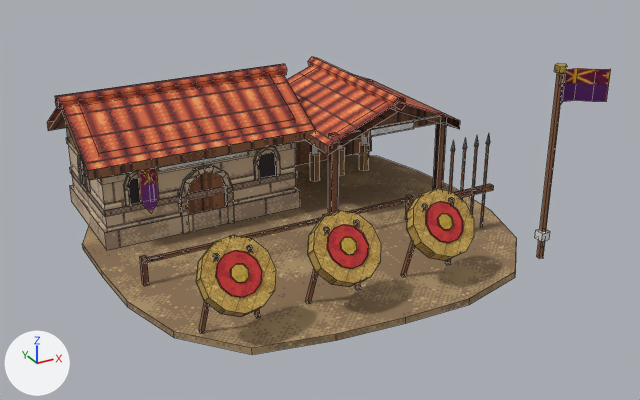
Before and after pictures for a commit that changed the Blender file art_source/blender/byzantines/archery_range.blend.
Both versions are drawn from a camera (50 mm lens) standing at (-4.75, -9.31, 5.03) and looking at (0.17, -0.37, 0.56). Every picture has the same lights, and +X, +Y and +Z are marked at lower left. The first picture is the older version. Mesh edges are drawn as thin lines.

Objects in the first picture: 'byzantines_archery_range'.
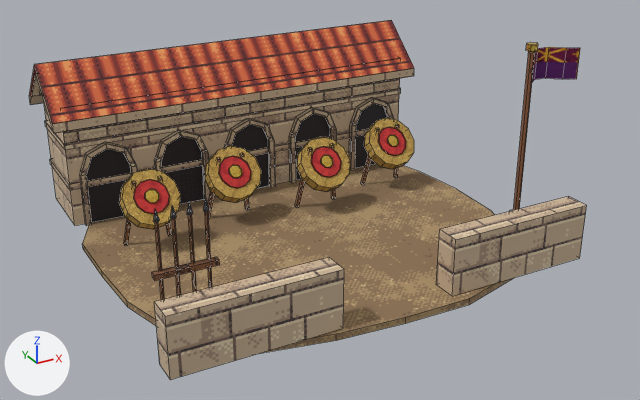
Changed parts and their boxes [x1, y1, x2, y2] in the pictures (640 x 400 px):
'byzantines_archery_range', reshaped (21% taller)
    before: [47, 57, 611, 355]
    after: [29, 20, 587, 380]
part 1 of me_byzantines_archery_range, deleted
    before: [47, 57, 611, 333]
part 2 of me_byzantines_archery_range, reshaped
    before: [55, 64, 287, 108]
    after: [29, 20, 414, 245]
part 3 of me_byzantines_archery_range, added (brown)
    after: [152, 199, 344, 380]
part 4 of me_byzantines_archery_range, added (brown)
    after: [436, 42, 587, 296]

Diff of the bpy script that builds the scene:
```diff
--- a/art_source/blender/byzantines/archery_range.blend.py
+++ b/art_source/blender/byzantines/archery_range.blend.py
@@ me_byzantines_archery_range @@
 # used by ob_byzantines_archery_range; location = (0.0, 0.0, 0.0)
-me_byzantines_archery_range.from_pydata(...)  # 1632 vertices, 490 faces; spans x -2.56..2.84, y -2.59..2.6, z 0.0..2.46
+me_byzantines_archery_range.from_pydata(...)  # 1324 vertices, 397 faces; spans x -2.65..2.94, y -2.59..2.6, z 0.0..2.56
+# me_byzantines_archery_range part 1: 291 loose pieces with 1560 vertices, spanning x -2.5..2.84, y -2.35..2.35, z 0.07..2.46, are deleted
+# me_byzantines_archery_range part 2: 12 vertices removed from x -2.55..0.55, y 1.26..1.44, z 1.69..1.86; 1075 vertices added at x -2.65..2.65, y 0.03..2.55, z 0.07..2.13
+# me_byzantines_archery_range part 3: 112 vertices added at x -2.6..-0.7, y -2.45..-1.34, z 0.08..1.37
+# me_byzantines_archery_range part 4: 77 vertices added at x 0.7..2.94, y -2.45..-1.49, z 0.08..2.56
 me_byzantines_archery_range.materials.append(mat_pe_dirt)
@@ me_byzantines_archery_range @@
 me_byzantines_archery_range.materials.append(mat_pe_gold)
-me_byzantines_archery_range.materials.append(mat_pe_woodlight)  # picture img_pe_woodlight
 me_byzantines_archery_range.materials.append(mat_pe_thatch)
```
